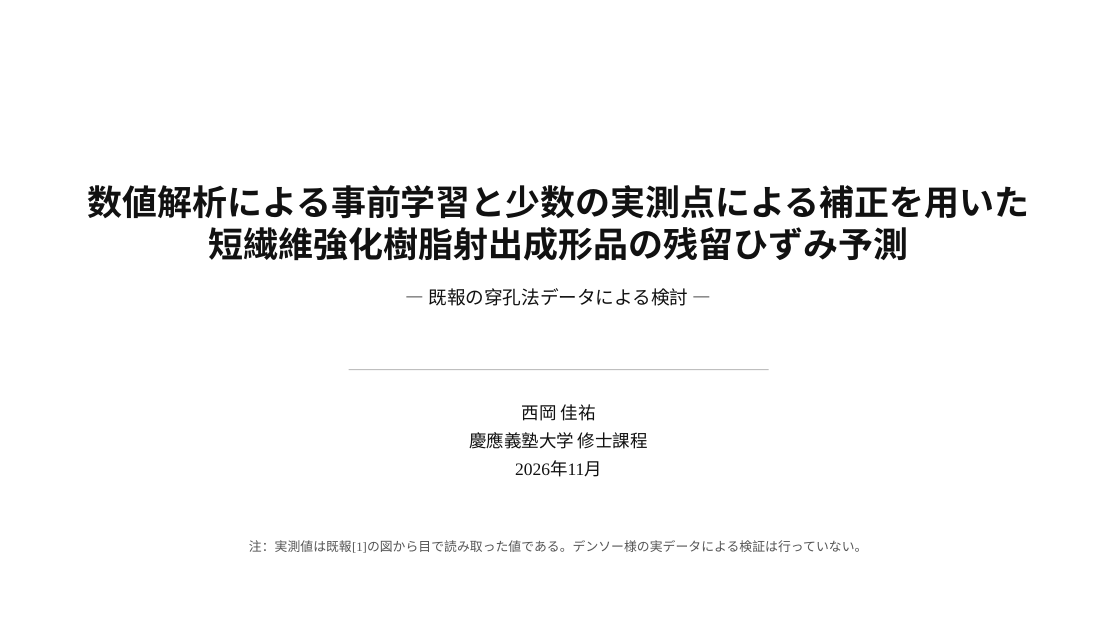
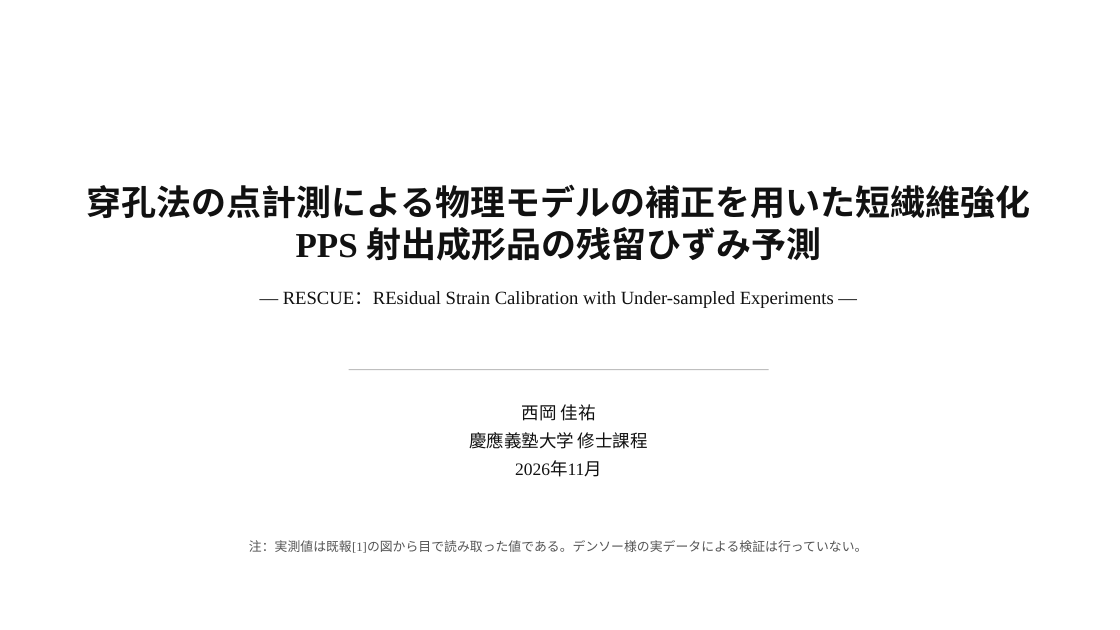
Before and after one commit to keisuke58/wccm2026-cfrp-gnn, a slide deck: slide 1 of slides/denso_kenkyukai.pptx. Drawn at 1120x630 pixels with LibreOffice and Linux fonts; fonts in the diff are those of the drawing. Boxes give left, top, right and bottom in pixels: in the first picture for what was removed or moved away, otherwise in the second. Text is boxed around its words. In the diff, an @@ line names an element or a change of style, - is before the commit and + after.

```diff
--- a/slides/denso_kenkyukai.pptx
+++ b/slides/denso_kenkyukai.pptx
@@ title at [87, 184, 1031, 261]: text changed @@
-数値解析による事前学習と少数の実測点による補正を用いた短繊維強化樹脂射出成形品の残留ひずみ予測
+穿孔法の点計測による物理モデルの補正を用いた短繊維強化 PPS 射出成形品の残留ひずみ予測
@@ text at [283, 291, 834, 308]: text changed @@
-— 既報の穿孔法データによる検討 —
+— RESCUE：REsidual Strain Calibration with Under-sampled Experiments —
```
Also in this commit, not shown: 4 other files.
